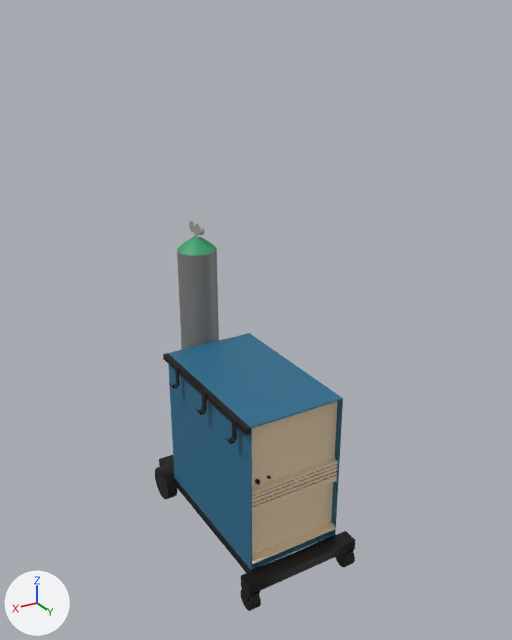
The Blender file Meshes/Schweissgeraet.blend as it was, and as the next commit left it.
One viewpoint serves both versions: a camera (50 mm lens) standing at (2.01, 3.43, 3.3) and looking at (-0.06, -0.02, 1.57). Lighting does not change. The marker at lower left points along +X, +Y and +Z.

Names of what the first picture shows: 'Front', 'Gasflasche', 'Grundkoerper', 'Lueftungsschlitze', 'Untergestell_und_Haken'.
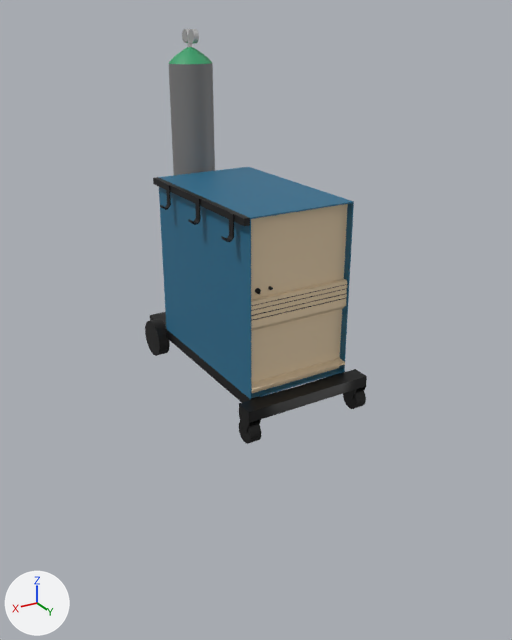
Where the newer file only moved an object's origin or applied its transform, the numbers keep the older frame.

What differs and where, as boxes (x1, y1, x2, y2) in the pictures (512 x 640 px):
'Grundkoerper', reshaped (27% wider, 75% taller): before (168, 333, 343, 570); after (145, 29, 367, 444)
'Front', deleted: before (252, 401, 338, 564)
'Untergestell_und_Haken', deleted (black): before (155, 353, 355, 611)
'Gasflasche', deleted: before (177, 220, 219, 350)
    faces in mat_grau (grey #7d7d7d): (177, 250, 219, 350)
    faces in mat_gruen_flasche (green #39a36d): (177, 237, 217, 256)
    faces in mat_stahl (white #e7e7e7): (189, 220, 205, 237)
'Lueftungsschlitze', deleted: before (252, 464, 337, 507)
part 1 of me_cube_002, added (black): after (145, 319, 170, 356)
part 2 of me_cube_002, added: after (343, 388, 366, 409)
part 3 of me_cube_002, added: after (239, 421, 261, 444)
part 4 of me_cube_002, added: after (188, 29, 199, 44)
part 5 of me_cube_002, added: after (182, 29, 190, 43)
part 6 of me_cube_002, added: after (150, 39, 367, 433)

The edits, one by one:
me_cube_002 is used by ob_grundkoerper; parent ob_front; location (0.0, 0.0, 1.321); scale (0.0952, 0.108, 0.108).
me_cube_002 had 1002 vertices, 545 faces and spanned x -3.33..3.33, y -5.12..5.04, z 0.68..9.94.
me_cube_002 now has 2350 vertices, 1444 faces and spans x -4.12..4.22, y -7.63..6.16, z -1.31..17.54.
me_cube_002 part 1: a new loose piece, a 32-sided cylinder along x spanning x 3.19..3.96, y -7.15..-4.93, z -1.31..0.91, in mat_schwarz (black #000000).
me_cube_002 part 2: a new loose piece, a 32-sided cylinder along x spanning x -4.07..-3.37, y 4.97..6.16, z -1.3..-0.11, in mat_schwarz (black #000000).
me_cube_002 part 3: a new loose piece, a 32-sided cylinder along x spanning x 3.38..4.08, y 4.97..6.16, z -1.3..-0.11, in mat_schwarz (black #000000).
me_cube_002 part 4: a new loose piece, a 32-sided cylinder along x spanning x -0.16..0.16, y -6.33..-5.6, z 16.82..17.54, in mat_stahl (white #e7e7e7).
me_cube_002 part 5: a new loose piece, a 32-sided cylinder along x spanning x -0.16..0.16, y -7.11..-6.38, z 16.82..17.54, in mat_stahl (white #e7e7e7).
me_cube_002 part 6: 964 vertices added at x -4.12..4.22, y -7.63..6.05, z -0.66..17.29.
me_cube_002 now uses material mat_schwarz (black #000000).
me_cube_002 now uses material mat_gelblich (beige #e7d1af).
me_cube_002 now uses material mat_schwarz_lueftung (black #000000).
me_cube_002 now uses material mat_stahl (white #e7e7e7).
me_cube_002 now uses material mat_grau (grey #7d7d7d).
me_cube_002 now uses material mat_gruen_flasche (green #39a36d).
In object 'Grundkoerper' (ob_grundkoerper), parent is no longer ob_front.
Object 'Untergestell_und_Haken' (ob_untergestell_und_haken) is deleted.
Object 'Front' (ob_front) is deleted.
Object 'Lueftungsschlitze' (ob_lueftungsschlitze) is deleted.
Object 'Gasflasche' (ob_gasflasche) is deleted.
In object 'Knopf_4_2' (ob_knopf_4_2), parent is no longer ob_front.
In object 'Drehschalter' (ob_drehschalter), parent is no longer ob_front.
